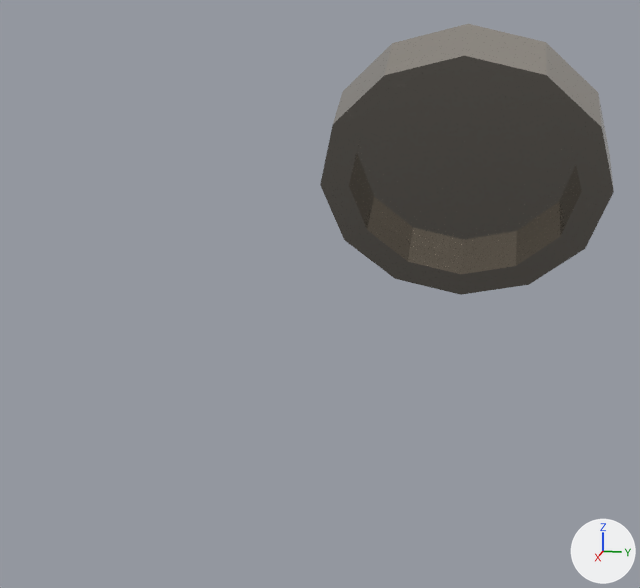
Renders of the glTF model src/worlds/Space_Room/assets/models/outlet_main_l_1.glb from each side of a commit.
Camera for both pictures: a 50 mm lens placed at (0.957, -0.695, 1.519), pointed at (0.253, -0.836, 1.343). The lights are fixed; the arrows at lower right show +X, +Y and +Z.

Script lines for the objects in view, before the commit:
```python
me_cylinder_040 = bpy.data.meshes.new('Cylinder.040')
me_cylinder_040.from_pydata(...)  # 48 vertices, 92 faces; spans x -1.0..1.0, y -1.0..1.0, z -1.0..1.0
me_cylinder_040.materials.append(mat_scuffed_titanium_pbr)
ob_cylinder_081 = bpy.data.objects.new('Cylinder.081', me_cylinder_040)
ob_cylinder_081.location = (0.3603, -0.7176, 1.4588)
ob_cylinder_081.rotation_euler = (0.0, 2.08, 0.0)  # degrees (0, 119, 0)
ob_cylinder_081.scale = (0.0934, 0.0934, 0.0199)
```
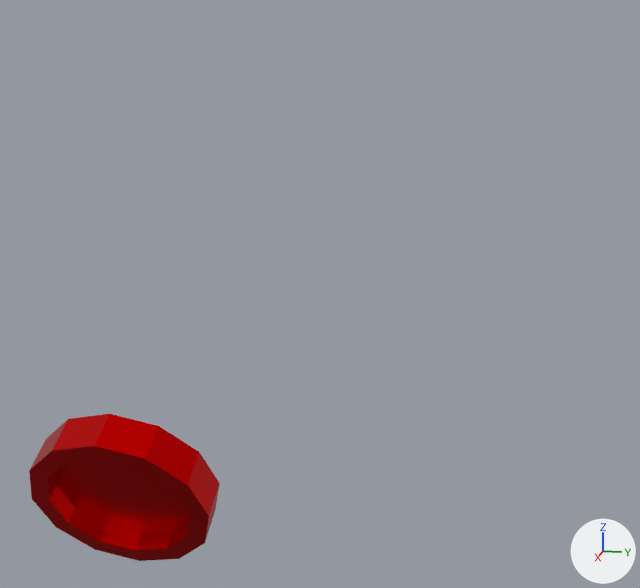
Where the change shows, as pixel boxes (x1, y1, x2, y2) in the pictures (640 x 588 px):
'Cylinder.081', recoloured, moved, turned: before (320, 24, 614, 295); after (29, 414, 220, 561)

The edits, one by one:
Material 'red' (mat_red) is new.
Its base color is (0.8, 0.0, 0.0) (red #e70000).
Its metallic is 1.0.
Its roughness is 0.327.
me_cylinder_040 has 48 vertices, 92 faces and spans x -1.0..1.0, y -1.0..1.0, z -1.0..1.0.
me_cylinder_040 no longer uses material mat_scuffed_titanium_pbr.
me_cylinder_040 now uses material mat_red (red #e70000).
Object 'Cylinder.081' (ob_cylinder_081) moves from (0.3603, -0.7176, 1.4588) to (0.1901, -1.0482, 1.114).
Object 'Cylinder.081' (ob_cylinder_081) turns from (0, 119, 0) to (0, 117, 0) degrees about x, y and z.
